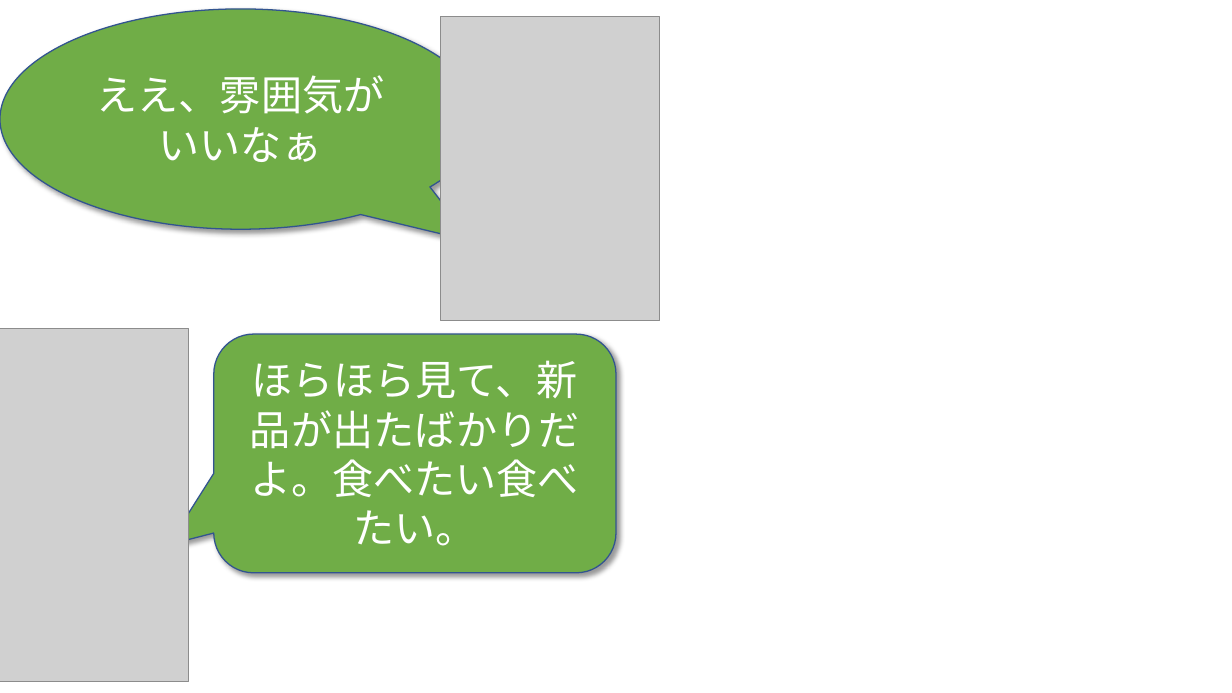
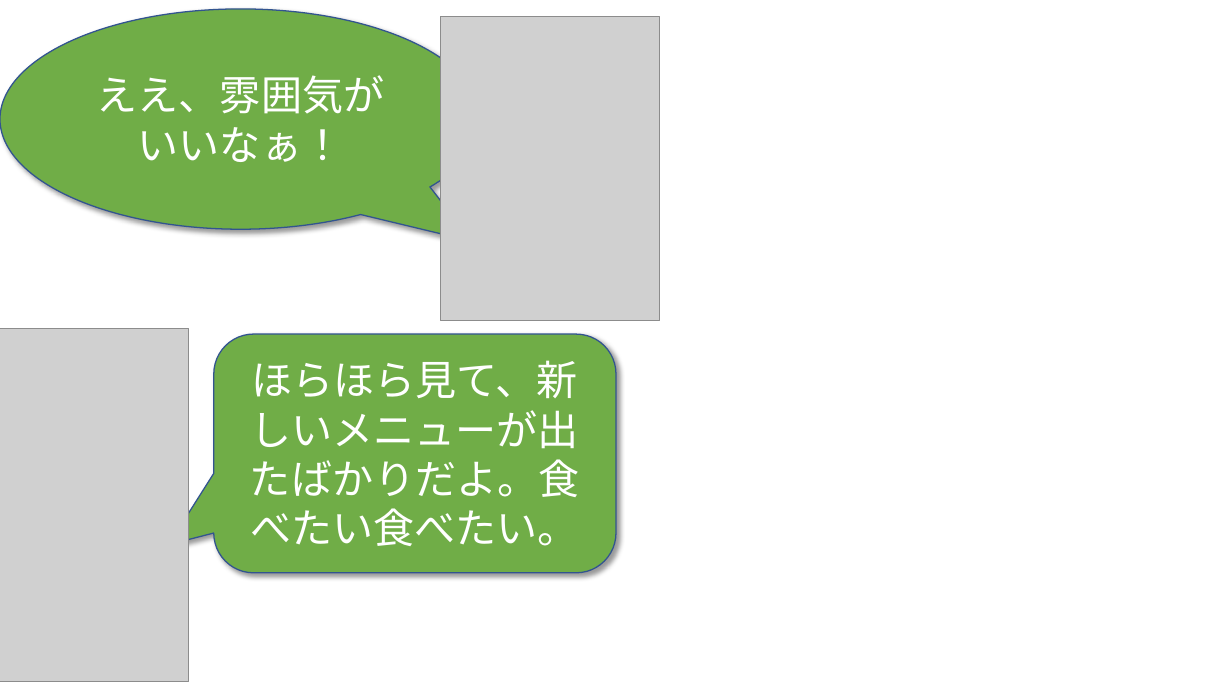
Before and after one commit to phuchung97/phuchung97.github.io, a slide deck: slide 22 of design/story.pptx. Drawn at 1232x693 pixels with LibreOffice and Linux fonts; fonts in the diff are those of the drawing; grey boxes stand for pictures; background and template pictures are left out. Boxes give left, top, right and bottom in pixels: in the first picture for what was removed or moved away, otherwise in the second. Text is boxed around its words. In the diff, an @@ line names an element or a change of style, - is before the commit and + after.

```diff
--- a/design/story.pptx
+++ b/design/story.pptx
@@ text in speech bubble at bbox=[97, 75, 385, 162]: text changed @@
-ええ、雰囲気がいいなぁ
+ええ、雰囲気がいいなぁ！
@@ text in rounded speech box at bbox=[250, 360, 579, 546]: text changed @@
-ほらほら見て、新品が出たばかりだよ。食べたい食べたい。
+ほらほら見て、新しいメニューが出たばかりだよ。食べたい食べたい。
```
Also in this commit, not shown: 16 other slides changed, 24 other files.
